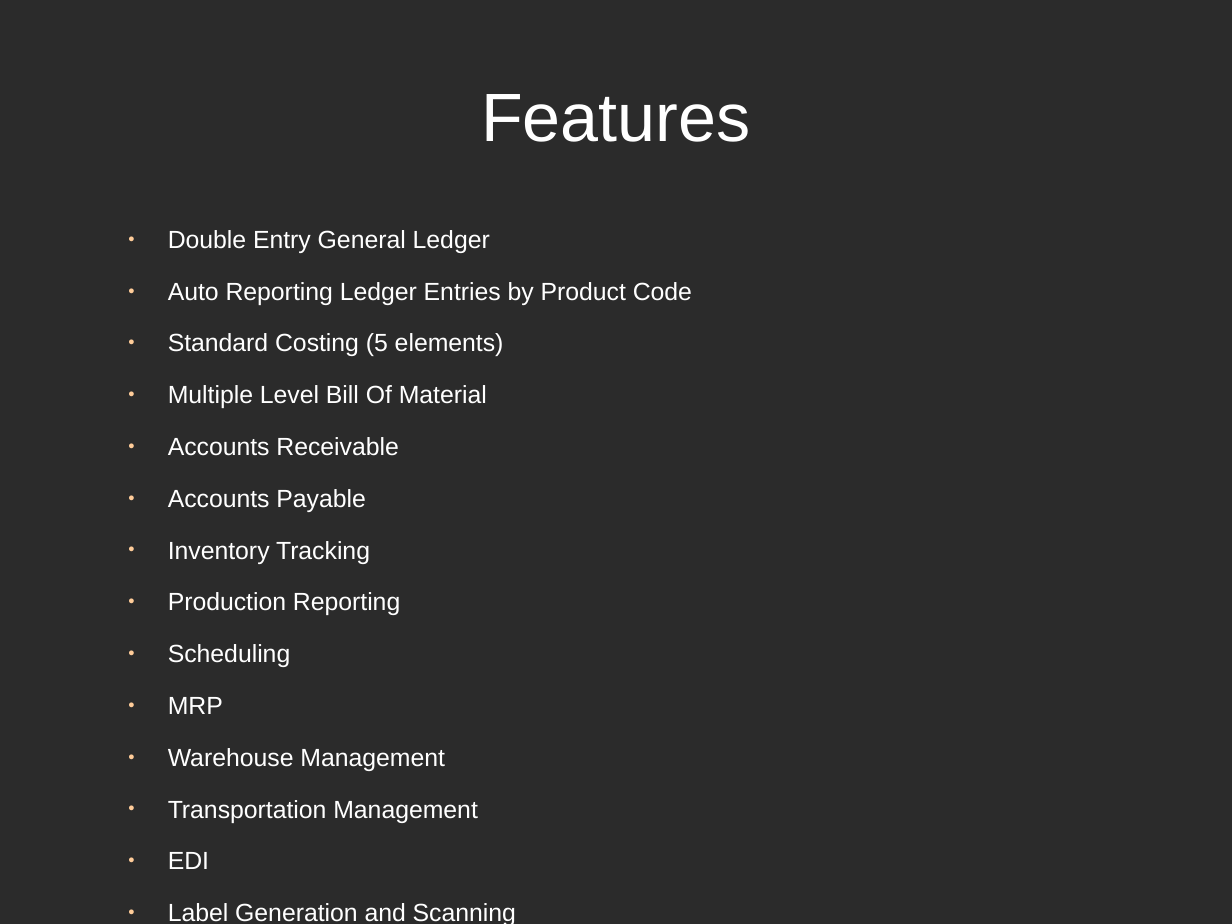
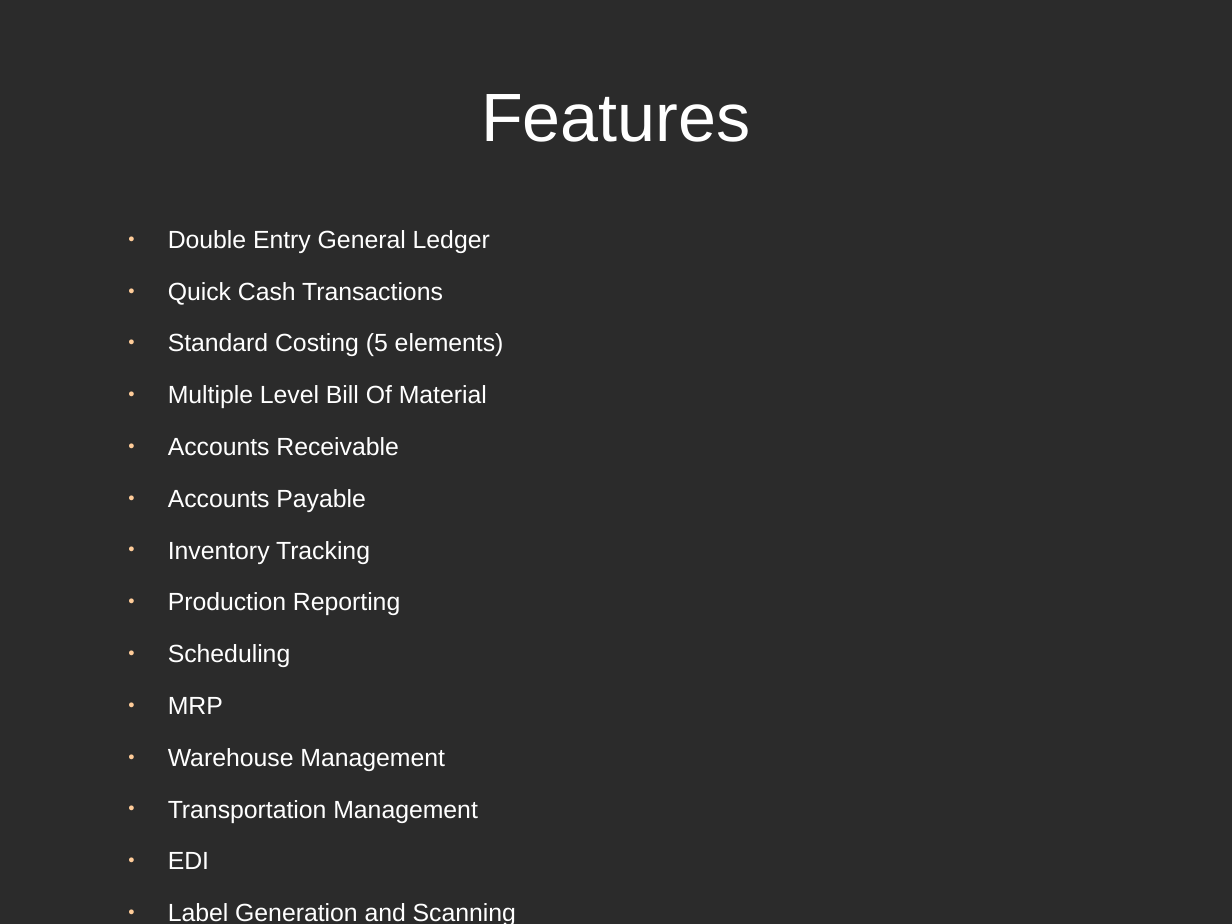
Before and after one commit to blueseerERP/blueseer, a slide deck: slide 7 of documentation/blueseer.odp (slide 9 before the commit). Drawn at 1232x924 pixels with LibreOffice and Linux fonts; fonts in the diff are those of the drawing; background and template pictures are left out; a plain dark background stands for a picture behind light text. Boxes give left, top, right and bottom in pixels: in the first picture for what was removed or moved away, otherwise in the second. Text is boxed around its words. In the diff, an @@ line names an element or a change of style, - is before the commit and + after.

```diff
--- a/documentation/blueseer.odp
+++ b/documentation/blueseer.odp
@@ text at [168, 282, 443, 305]: text changed @@
-● Auto Reporting Ledger Entries by Product Code
+● Quick Cash Transactions
```
Also in this commit, not shown: 3 other slides changed, 2 slides removed, 4 other files.
